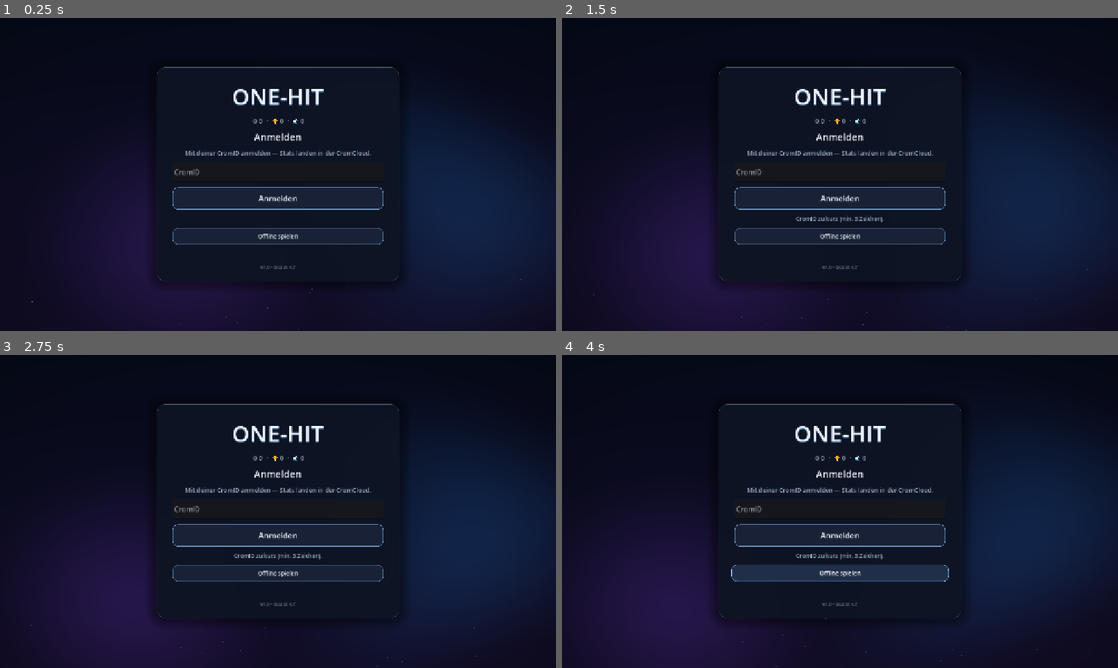
Above: before the commit, frames 1-4 (two rows, left to right).
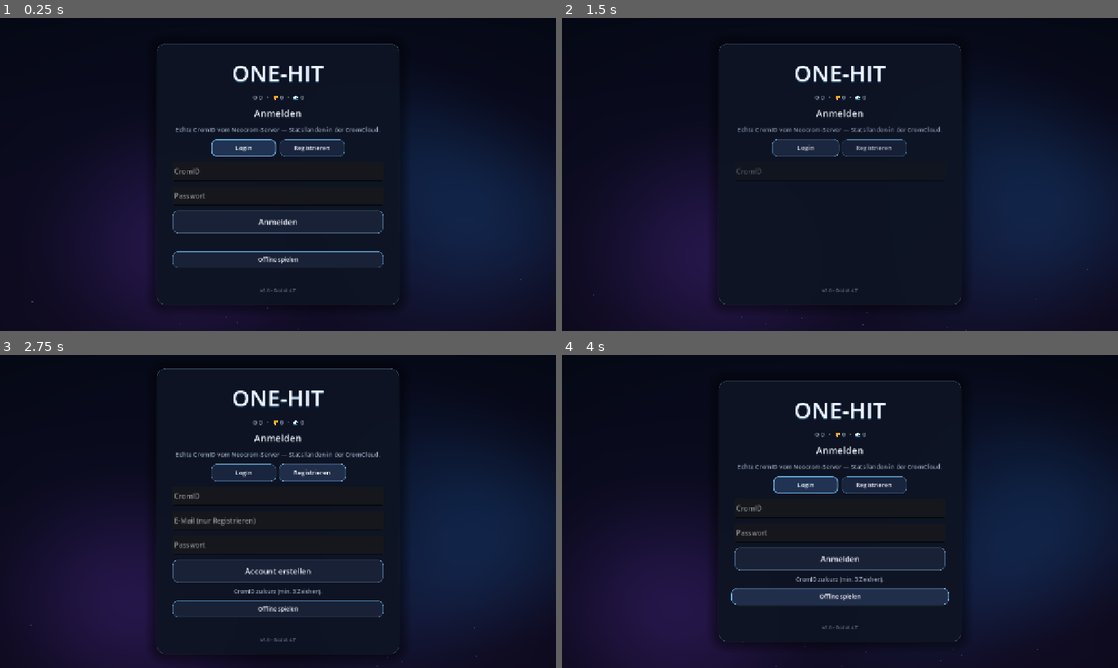
Above: after the commit, the same moments.

Repository: letward/one-hit
Game: Godot game, scene res://scenes/main.tscn
The game is run twice, just before and just after one commit, with the same random seed, the same clock (stepped at 60 frames per second) and the same inputs.
Inputs (mouse positions are in pixels of both pictures, inside the frame that each line leads up to):
- Up to frame 1 (0.25 s): no input
- Up to frame 2 (1.5 s): click "Anmelden" at 0.5 s; click (806, 149) at 1.25 s, where only the run after the commit has a clickable "Login"
- Up to frame 3 (2.75 s): click (311, 486) at 2 s, where only the run after the commit has a clickable "Registrieren"
- Up to frame 4 (4 s): click (806, 473) at 2.75 s, where only the run after the commit has a clickable "Login"; click "Offline spielen" at 3.5 s

The runs differ from the first frame. In frame 1, 7.0% of the frame differs, in the area x 27-72%, y 8-93%; in frame 2, 4.1%; in frame 3, 7.6%; in frame 4, 9.6%, in the area x 27-72%, y 8-94%.

Commit message:
feat: real Neocrom backend (Node+SQLite), password auth, server URL, lobby publish

Diff:
--- a/scripts/main_menu.gd
+++ b/scripts/main_menu.gd
@@ -32,6 +32,12 @@
 var _embers: Array[CPUParticles2D] = []
 var _last_credits: int = -1
 var _auth_id: LineEdit
+var _auth_email: LineEdit
+var _auth_pw: LineEdit
+var _auth_primary: Button
+var _auth_tab_login: Button
+var _auth_tab_reg: Button
+var _auth_mode: String = "login"
 var _auth_status: Label
 var _board_rows: VBoxContainer
 var _board_status: Label
@@ -431,17 +437,36 @@
 	t.add_theme_color_override("font_color", Color(0.92, 0.94, 0.98))
 	t.horizontal_alignment = HORIZONTAL_ALIGNMENT_CENTER
 	s.add_child(t)
-	var hint := _dim_label("Mit deiner CromID anmelden — Stats landen in der CromCloud.")
+	var hint := _dim_label("Echte CromID vom Neocrom-Server — Stats landen in der CromCloud.")
 	hint.horizontal_alignment = HORIZONTAL_ALIGNMENT_CENTER
 	s.add_child(hint)
+	var tabs := HBoxContainer.new()
+	tabs.add_theme_constant_override("separation", 8)
+	tabs.alignment = BoxContainer.ALIGNMENT_CENTER
+	s.add_child(tabs)
+	_auth_tab_login = _make_button("Login", Vector2(150, 36), 14)
+	_auth_tab_login.pressed.connect(func() -> void: _set_auth_mode("login"))
+	tabs.add_child(_auth_tab_login)
+	_auth_tab_reg = _make_button("Registrieren", Vector2(150, 36), 14)
+	_auth_tab_reg.pressed.connect(func() -> void: _set_auth_mode("register"))
+	tabs.add_child(_auth_tab_reg)
 	_auth_id = LineEdit.new()
 	_auth_id.placeholder_text = "CromID"
 	_auth_id.text = Save.crom_id
 	_auth_id.custom_minimum_size = Vector2(0, 44)
 	s.add_child(_auth_id)
-	var b_login := _make_button("Anmelden", Vector2(0, 52), 18, true)
-	b_login.pressed.connect(_on_login_pressed)
-	s.add_child(b_login)
+	_auth_email = LineEdit.new()
+	_auth_email.placeholder_text = "E-Mail (nur Registrieren)"
+	_auth_email.custom_minimum_size = Vector2(0, 44)
+	s.add_child(_auth_email)
+	_auth_pw = LineEdit.new()
+	_auth_pw.placeholder_text = "Passwort"
+	_auth_pw.secret = true
+	_auth_pw.custom_minimum_size = Vector2(0, 44)
+	s.add_child(_auth_pw)
+	_auth_primary = _make_button("Anmelden", Vector2(0, 52), 18, true)
+	_auth_primary.pressed.connect(_on_auth_primary)
+	s.add_child(_auth_primary)
 	_auth_status = Label.new()
 	_auth_status.add_theme_font_size_override("font_size", 13)
 	_auth_status.add_theme_color_override("font_color", TEXT_DIM)
@@ -451,6 +476,7 @@
 	var b_off := _make_button("Offline spielen", Vector2(0, 38), 13)
 	b_off.pressed.connect(_on_offline_pressed)
 	s.add_child(b_off)
+	_set_auth_mode("login", false)
 
 
 func _build_board(s: VBoxContainer) -> void:
@@ -484,9 +510,35 @@
 	row.add_child(back)
 
 
+func _set_auth_mode(m: String, animate: bool = true) -> void:
+	_auth_mode = m
+	_auth_email.visible = (m == "register")
+	_auth_primary.text = "Account erstellen" if m == "register" else "Anmelden"
+	for pair in [[_auth_tab_login, "login"], [_auth_tab_reg, "register"]]:
+		var b: Button = pair[0]
+		var sel: bool = _auth_mode == pair[1]
+		b.add_theme_stylebox_override("normal", _btn_style(
+			Color(0.13, 0.2, 0.32) if sel else Color(0.10, 0.14, 0.24),
+			Color(ACCENT, 1.0 if sel else 0.35), 2 if sel else 1))
+	if animate:
+		_fade_children(_screens["auth"])
+
+
+func _on_auth_primary() -> void:
+	if _auth_mode == "register":
+		_auth_status.text = "Erstelle Account …"
+		Neocrom.register(_auth_id.text, _auth_email.text, _auth_pw.text)
+		_auth_pw.text = ""
+	else:
+		_auth_status.text = "Verbinde mit Neocrom …"
+		Neocrom.login(_auth_id.text, _auth_pw.text)
+		_auth_pw.text = ""
+
+
 func _on_login_pressed() -> void:
 	_auth_status.text = "Verbinde mit Neocrom …"
-	Neocrom.login(_auth_id.text)
+	Neocrom.login(_auth_id.text, _auth_pw.text)
+	_auth_pw.text = ""
 
 
 func _on_offline_pressed() -> void:
--- a/scripts/neocrom_api.gd
+++ b/scripts/neocrom_api.gd
@@ -1,8 +1,9 @@
 extends Node
 ## Autoload "Neocrom": CromID-Login, CromCloud-Stats, Tagesbonus, Rangliste.
 ##
-## REST-Vertrag (JSON) gegen base_url — beiBackend-Anpassung NUR hier ändern:
-##   POST {base}/auth/crom-id        {crom_id, game, device} -> {ok, token, name}
+## REST-Vertrag (JSON) gegen base_url — bei Backend-Anpassung NUR hier ändern:
+##   POST {base}/auth/register       {crom_id, email, password} -> {ok, token, name} (409 belegt)
+##   POST {base}/auth/login          {crom_id, password} -> {ok, token, name} (401 falsch)
 ##   GET  {base}/cloud/stats         Bearer -> {credits,kills,deaths,games,best_wave,skins_owned,skin_selected}
 ##   PUT  {base}/cloud/stats         Bearer + Stats-Dict -> {ok}
 ##   POST {base}/cloud/bonus         Bearer {day} -> {granted, amount}
@@ -10,11 +11,13 @@
 ##   POST {base}/leaderboard/submit  Bearer {kills,best_wave,games} -> {ok, rank}
 ##   GET  {base}/users/me             Bearer -> {name, avatar_url}
 ##   GET  {base}/friends              Bearer -> {friends:[{crom_id,name,online,in_game}]}
+##   POST {base}/friends/add         Bearer {crom_id} -> {ok}
 ##   POST {base}/friends/invite       Bearer {to,game,join_ip,join_port} -> {ok}
 ##   GET  {base}/invites              Bearer -> {invites:[{id,from,from_name,join_ip,join_port,server_id,server_name,seed}]}
 ##   POST {base}/invites/{id}/accept  Bearer -> {ok}
 ##   POST {base}/invites/{id}/decline Bearer -> {ok}
 ##   GET  {base}/servers?game=X       -> {servers:[{id,name,ip,port,players,max_players,seed}]}
+##   POST {base}/servers/register    Bearer {name,ip,port,seed,players,max_players} -> {ok}
 ##
 ## Offline-first: Backend unerreichbar -> lokale CromID-Session + Datei-Cache,
 ## alles wird bei Verbindung transparent synchronisiert. Spiel bleibt spielbar.
@@ -56,10 +59,14 @@
 var _seen_invites: Dictionary = {}
 var _inv_init := false
 var _poll: Timer = null
+var publish_lobby := true
 
 
 func _ready() -> void:
 	process_mode = Node.PROCESS_MODE_ALWAYS
+	if Save.neocrom_url.strip_edges() != "":
+		base_url = Save.neocrom_url.strip_edges()
+	publish_lobby = Save.publish_lobby
 	overlay = OHNeocromOverlay.new()
 	add_child(overlay)
 	overlay.setup(self)
@@ -73,6 +80,29 @@
 func _on_poll() -> void:
 	if active:
 		fetch_invites(true)
+	if publish_lobby and NetworkManager.is_host:
+		_heartbeat_server()
+
+
+func _heartbeat_server() -> void:
+	_call("POST", "/servers/register", {
+		"name": "%s Lobby" % display_name,
+		"game": GAME_ID,
+		"ip": Save.host_ip if Save.host_ip != "" else lan_ip(),
+		"port": Save.host_port,
+		"seed": GameConfig.arena_seed,
+		"players": NetworkManager.players.size(),
+		"max_players": NetworkManager.MAX_PLAYERS,
+	}, true, _on_void)
+
+
+func set_server_url(url: String) -> void:
+	var clean := url.strip_edges().trim_suffix("/")
+	if clean == "":
+		return
+	base_url = clean
+	Save.neocrom_url = clean
+	Save.mark_dirty()
 
 
 func overlay_open() -> bool:
@@ -104,17 +134,36 @@
 
 # ---------- Login ----------
 
-func login(id: String) -> void:
+func login(id: String, password: String) -> void:
 	var clean := id.strip_edges()
 	if clean.length() < 3:
 		login_finished.emit(false, "CromID zu kurz (min. 3 Zeichen).")
 		return
+	if password.length() < 1:
+		login_finished.emit(false, "Bitte Passwort eingeben.")
+		return
 	if _busy:
 		login_finished.emit(false, "Bitte kurz warten …")
 		return
-	_call("POST", "/auth/crom-id",
-		{"crom_id": clean, "game": GAME_ID, "device": OS.get_unique_id()},
+	_call("POST", "/auth/login",
+		{"crom_id": clean, "password": password},
 		false, _on_login_reply.bind(clean), 5)
+
+
+func register(id: String, email: String, password: String) -> void:
+	var clean := id.strip_edges()
+	if clean.length() < 3:
+		login_finished.emit(false, "CromID zu kurz (min. 3 Zeichen).")
+		return
+	if password.length() < 8:
+		login_finished.emit(false, "Passwort: min. 8 Zeichen.")
+		return
+	if _busy:
+		login_finished.emit(false, "Bitte kurz warten …")
+		return
+	_call("POST", "/auth/register",
+		{"crom_id": clean, "email": email.strip_edges(), "password": password},
+		false, _on_login_reply.bind(clean), 8)
 
 
 func login_offline(id: String) -> void:
--- a/scripts/neocrom_overlay.gd
+++ b/scripts/neocrom_overlay.gd
@@ -14,6 +14,10 @@
 var _account_box: VBoxContainer
 var _login_box: VBoxContainer
 var _login_id: LineEdit
+var _login_email: LineEdit
+var _login_pw: LineEdit
+var _login_primary: Button
+var _login_mode: String = "login"
 var _login_status: Label
 var _friends_rows: VBoxContainer
 var _friends_status: Label
@@ -174,10 +178,17 @@
 	_login_id = LineEdit.new()
 	_login_id.placeholder_text = "CromID"
 	_login_box.add_child(_login_id)
-	var b_in := Button.new()
-	b_in.text = "Anmelden"
-	b_in.pressed.connect(_on_login)
-	_login_box.add_child(b_in)
+	_login_email = LineEdit.new()
+	_login_email.placeholder_text = "E-Mail (nur Registrieren)"
+	_login_box.add_child(_login_email)
+	_login_pw = LineEdit.new()
+	_login_pw.placeholder_text = "Passwort"
+	_login_pw.secret = true
+	_login_box.add_child(_login_pw)
+	_login_primary = Button.new()
+	_login_primary.text = "Anmelden"
+	_login_primary.pressed.connect(_on_login)
+	_login_box.add_child(_login_primary)
 	_login_status = Label.new()
 	_login_status.add_theme_font_size_override("font_size", 12)
 	_login_status.add_theme_color_override("font_color", Color(0.6, 0.66, 0.75))
@@ -187,6 +198,10 @@
 	b_off.text = "Offline spielen"
 	b_off.pressed.connect(func() -> void: _nc.login_offline(_login_id.text))
 	_login_box.add_child(b_off)
+	var b_reg := Button.new()
+	b_reg.text = "Account erstellen"
+	b_reg.pressed.connect(_on_register)
+	_login_box.add_child(b_reg)
 	# Freunde
 	vb.add_child(_section("Freunde einladen"))
 	_friends_status = Label.new()
@@ -234,6 +249,32 @@
 	b_srv.text = "Serverliste aktualisieren"
 	b_srv.pressed.connect(func() -> void: _nc.fetch_servers())
 	vb.add_child(b_srv)
+	var url_row := HBoxContainer.new()
+	url_row.add_theme_constant_override("separation", 8)
+	vb.add_child(url_row)
+	var url_l := Label.new()
+	url_l.text = "API:"
+	url_l.add_theme_font_size_override("font_size", 12)
+	url_l.add_theme_color_override("font_color", Color(0.6, 0.66, 0.75))
+	url_row.add_child(url_l)
+	var url_edit := LineEdit.new()
+	url_edit.text = _nc.base_url
+	url_edit.placeholder_text = "https://neocrom.pro/api/v1"
+	url_edit.size_flags_horizontal = Control.SIZE_EXPAND_FILL
+	url_edit.text_submitted.connect(func(t: String) -> void:
+		_nc.set_server_url(t)
+		url_edit.text = _nc.base_url
+		_set_status("API-URL gesetzt. Neu anmelden.")
+		refresh_all())
+	url_row.add_child(url_edit)
+	var pub := CheckBox.new()
+	pub.text = "Lobby veröffentlichen"
+	pub.button_pressed = _nc.publish_lobby
+	pub.toggled.connect(func(v: bool) -> void:
+		_nc.publish_lobby = v
+		Save.publish_lobby = v
+		Save.mark_dirty())
+	vb.add_child(pub)
 	# Status + Toast
 	_status = Label.new()
 	_status.add_theme_font_size_override("font_size", 12)
@@ -390,7 +431,14 @@
 
 func _on_login() -> void:
 	_login_status.text = "Verbinde …"
-	_nc.login(_login_id.text)
+	_nc.login(_login_id.text, _login_pw.text)
+	_login_pw.text = ""
+
+
+func _on_register() -> void:
+	_login_status.text = "Erstelle Account …"
+	_nc.register(_login_id.text, _login_email.text, _login_pw.text)
+	_login_pw.text = ""
 
 
 func _on_session(_active: bool) -> void:
--- a/scripts/save_manager.gd
+++ b/scripts/save_manager.gd
@@ -16,6 +16,8 @@
 var last_bonus_day: String = ""
 var host_ip: String = ""
 var host_port: int = 7777
+var neocrom_url: String = ""
+var publish_lobby: bool = true
 
 var _dirty: bool = false
 var _save_t: float = 0.0
@@ -62,6 +64,8 @@
 	last_bonus_day = str(cfg.get_value("neocrom", "last_bonus", ""))
 	host_ip = str(cfg.get_value("neocrom", "host_ip", ""))
 	host_port = int(cfg.get_value("neocrom", "host_port", 7777))
+	neocrom_url = str(cfg.get_value("neocrom", "server_url", ""))
+	publish_lobby = bool(cfg.get_value("neocrom", "publish", true))
 	# Einstellungen zurück in GameConfig/AudioManager spielen
 	GameConfig.player_name = str(cfg.get_value("settings", "name", GameConfig.player_name))
 	GameConfig.sensitivity = float(cfg.get_value("settings", "sens", GameConfig.sensitivity))
@@ -97,6 +101,8 @@
 	cfg.set_value("neocrom", "last_bonus", last_bonus_day)
 	cfg.set_value("neocrom", "host_ip", host_ip)
 	cfg.set_value("neocrom", "host_port", host_port)
+	cfg.set_value("neocrom", "server_url", neocrom_url)
+	cfg.set_value("neocrom", "publish", publish_lobby)
 	cfg.set_value("settings", "name", GameConfig.player_name)
 	cfg.set_value("settings", "sens", GameConfig.sensitivity)
 	cfg.set_value("settings", "one_hit", GameConfig.one_hit)
Not shown, added: server/package.json
Not shown, changed: .gitignore
Not shown, changed: README.md
Not shown, added: server/neocrom-server.js
